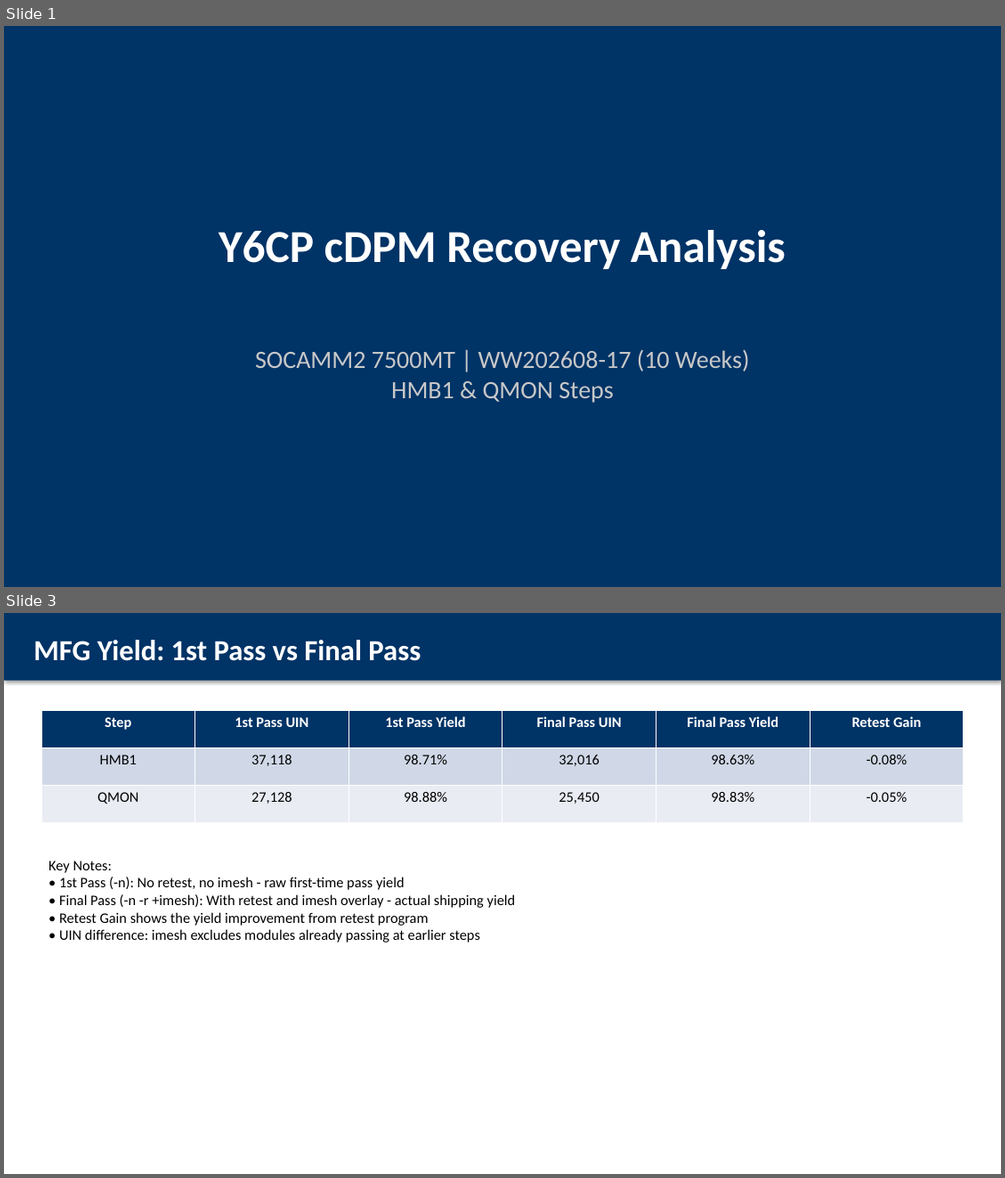
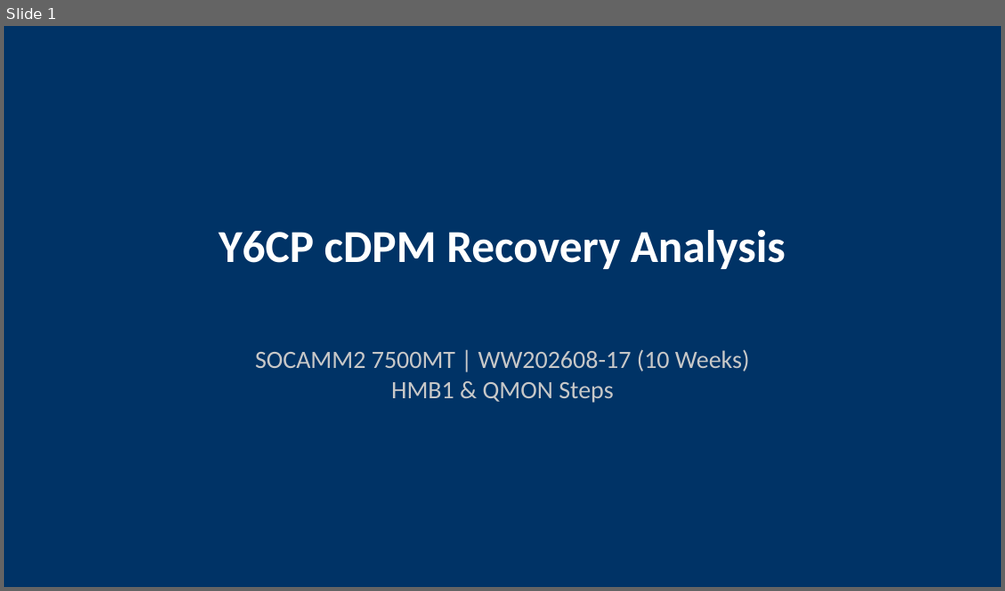
Before and after one commit to ASEGARAN/MODULE_YIELD_DASHBOARD, a slide deck: Y6CP_cDPM_Recovery_VP_Readout_SOCAMM2_7500MT.pptx. Shown one above the other, each under a label of ours: slides 1 and 3 before the commit, slide 1 after it; the slides between them are not shown. The pictures are 1005x1178 and 1005x591 pixels, drawn with LibreOffice and Linux fonts; fonts in the diff are those of the drawing. Boxes give left, top, right and bottom in pixels: in the first picture for what was removed or moved away, otherwise in the second. Text is boxed around its words. In the diff, an @@ line names an element or a change of style, - is before the commit and + after.

Commit message:
fix: Update VP readout with Kevin's DPM method and simplified MFG/ENG view
Changes:
- Use Kevin's DPM calculation: (Unique MSNs / Total FID UIN) × 1M
  - HMB1: 500 / 1,881,631 × 1M = 265.73 DPM
  - QMON: 292 / 1,527,576 × 1M = 191.15 DPM

- Replace confusing 1st pass vs final pass yield comparison with
  simple MFG vs ENG view table showing:
  - MFG View: Yield % (what manufacturing sees)
  - ENG View: cDPM (what engineering sees for customer risk)

- Key message: MFG sees 97.1% yield, ENG sees 456.9 cDPM total risk
  → After recovery: 157.9 cDPM customer-facing (65% recovery)

Slides:
1. Title
2. Executive Summary
3. MFG vs ENG View (simplified bridge)
4. DPM Calculation Methodology (Kevin's method)
5. Top FAILCRAWLERs by DPM
6. Recovery Type Assignments
7. Recovery Summary Table
8. DPM Waterfall Chart
9. Appendix: Data Sources

```diff
--- a/Y6CP_cDPM_Recovery_VP_Readout_SOCAMM2_7500MT.pptx
+++ b/Y6CP_cDPM_Recovery_VP_Readout_SOCAMM2_7500MT.pptx
@@ slide 3 removed at box(4, 613, 1001, 1174), background #FFFFFF @@
@@ rectangle removed at box(4, 613, 1001, 681) @@
@@ text removed at box(33, 640, 421, 661) @@
-MFG Yield: 1st Pass vs Final Pass
@@ table removed at box(41, 710, 966, 822), 3 rows, 6 columns @@
-Step | 1st Pass UIN | 1st Pass Yield | Final Pass UIN | Final Pass Yield | Retest Gain
-HMB1 | 37,118 | 98.71% | 32,016 | 98.63% | -0.08%
-QMON | 27,128 | 98.88% | 25,450 | 98.83% | -0.05%
@@ text removed at box(48, 860, 516, 942) @@
-Key Notes:
-• 1st Pass (-n): No retest, no imesh - raw first-time pass yield
-• Final Pass (-n -r +imesh): With retest and imesh overlay - actual shipping yield
-• Retest Gain shows the yield improvement from retest program
-• UIN difference: imesh excludes modules already passing at earlier steps
```
Also in this commit, not shown: 7 slides changed, 1 slide added, 1 other slide removed.
